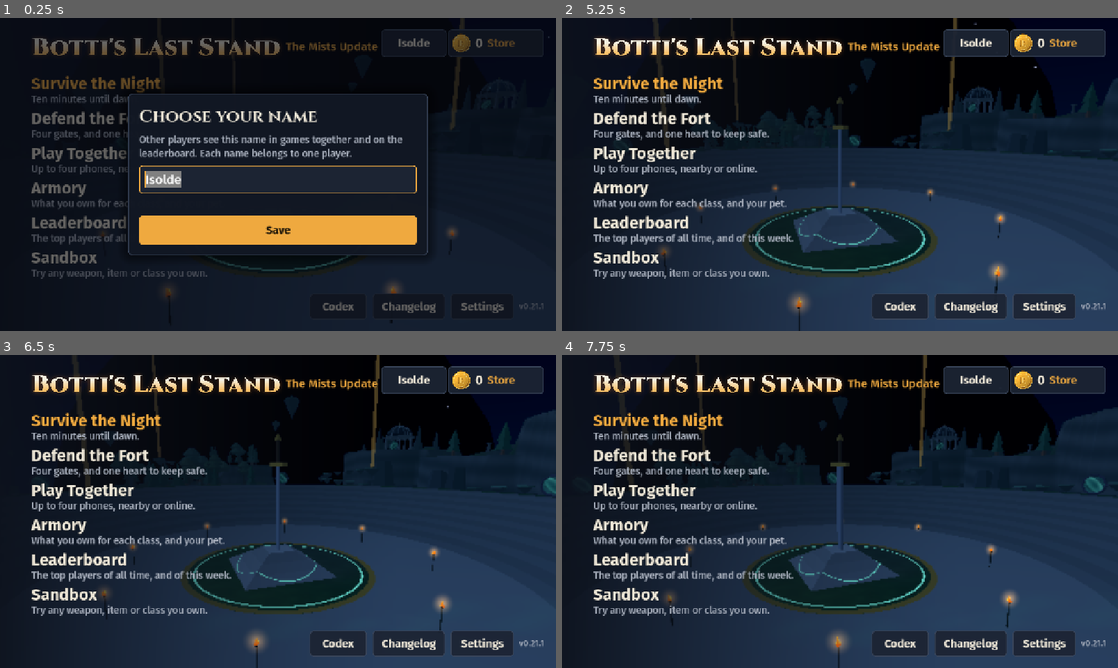
Above: before the commit, frames 1-4 (two rows, left to right).
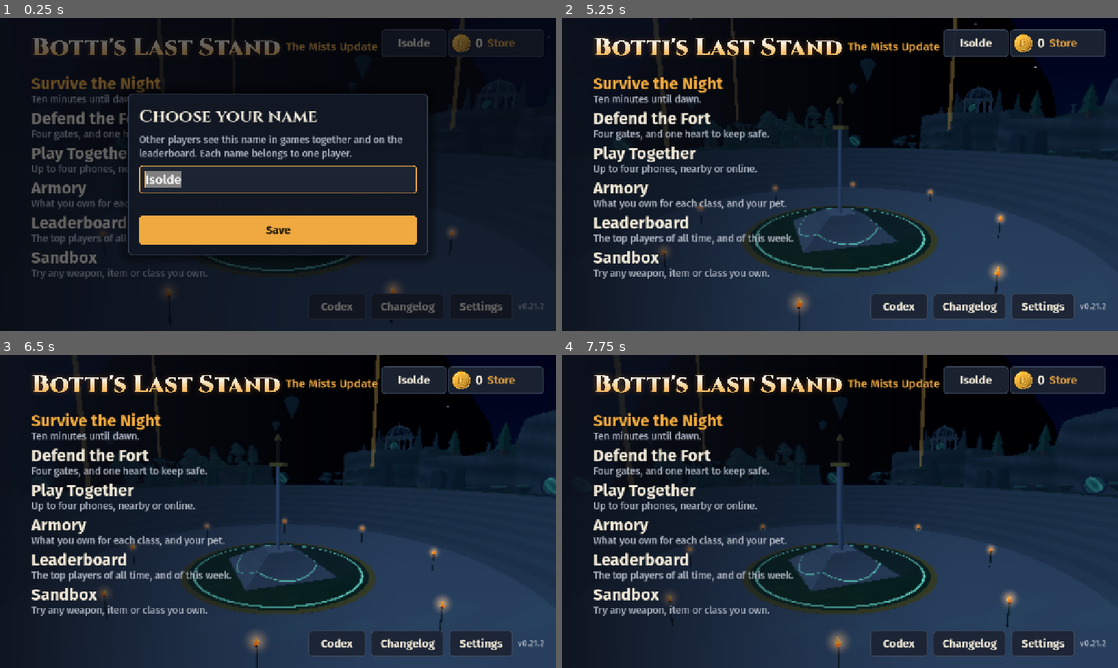
Above: after the commit, the same moments.

Repository: Polaryti/botti-last-stand
Game: Godot game, scene res://scenes/main.tscn
Two runs of this game, one before a commit and one after it. Both use one fixed random seed, a clock stepped at 60 frames per second and the inputs below.
Inputs (mouse positions are in pixels of both pictures, inside the frame that each line leads up to):
- Up to frame 1 (0.25 s): no input
- Up to frame 2 (5.25 s): click "Isolde" at 0.5 s; click (1056, 43) at 1.27 s; click (739, 86) at 2.02 s; click (739, 121) at 2.77 s; click (739, 155) at 3.5 s; click (739, 193) at 4.27 s; click (739, 227) at 5.02 s
- Up to frame 3 (6.5 s): tap Enter at 5.75 s; move the mouse to (400, 495) at 5.77 s; hold D from 5.78 s (still down); tap Q at 5.85 s; click (400, 495) at 5.92 s; tap Space at 6.02, 6.32 s
- Up to frame 4 (7.75 s): release D at 6.5 s; drag from (728, 527) to (812, 574) at 6.52 s; move the mouse to (895, 442) at 7.27 s; hold D from 7.28 s (still down); tap F at 7.35 s

The runs differ from the first frame. In frame 1, 0.4% of the frame differs, in the area x 57-98%, y 90-95%; in frame 2, 0.6%; in frame 3, 0.6%, in the area x 55-98%, y 88-96%; in frame 4, 0.6%.

Commit message:
Version 0.21.2
Name GitHub releases after the newest CHANGELOG entry instead of a fixed title, and
raise the multiplayer protocol to 37 so 0.21.1 and 0.21.2 phones don't share rooms.

Co-Authored-By: Claude Opus 5.5 <noreply@anthropic.com>
Claude-Session: https://claude.ai/code/session_01P15f91vZw5MWq34eF7AJoA

Diff:
--- a/project.godot
+++ b/project.godot
@@ -12,7 +12,7 @@
 
 config/name="Botti's Last Stand"
 config/description="Low-poly medieval zombie survival for phones."
-config/version="0.21.1"
+config/version="0.21.2"
 run/main_scene="res://scenes/main.tscn"
 config/features=PackedStringArray("4.7", "GL Compatibility")
 boot_splash/bg_color=Color(0.035, 0.05, 0.1, 1)
--- a/scripts/net.gd
+++ b/scripts/net.gd
@@ -21,7 +21,7 @@
 const ASK_PORT := 27417
 const ASK_EVERY := 2.5
 const MAX_PLAYERS := 4
-const PROTOCOL := 36
+const PROTOCOL := 37
 const CONNECT_WAIT := 25.0 # how long a relay gets to bring two phones together
 const BOT_BASE := 2147483000 # peer ids this high are never given to real phones in practice
 const BOT_NAMES := ["Aldric", "Mara", "Osric", "Ysolde", "Bram", "Wynn"]
Not shown, changed: export_presets.cfg
Not shown, changed: CHANGELOG.md
